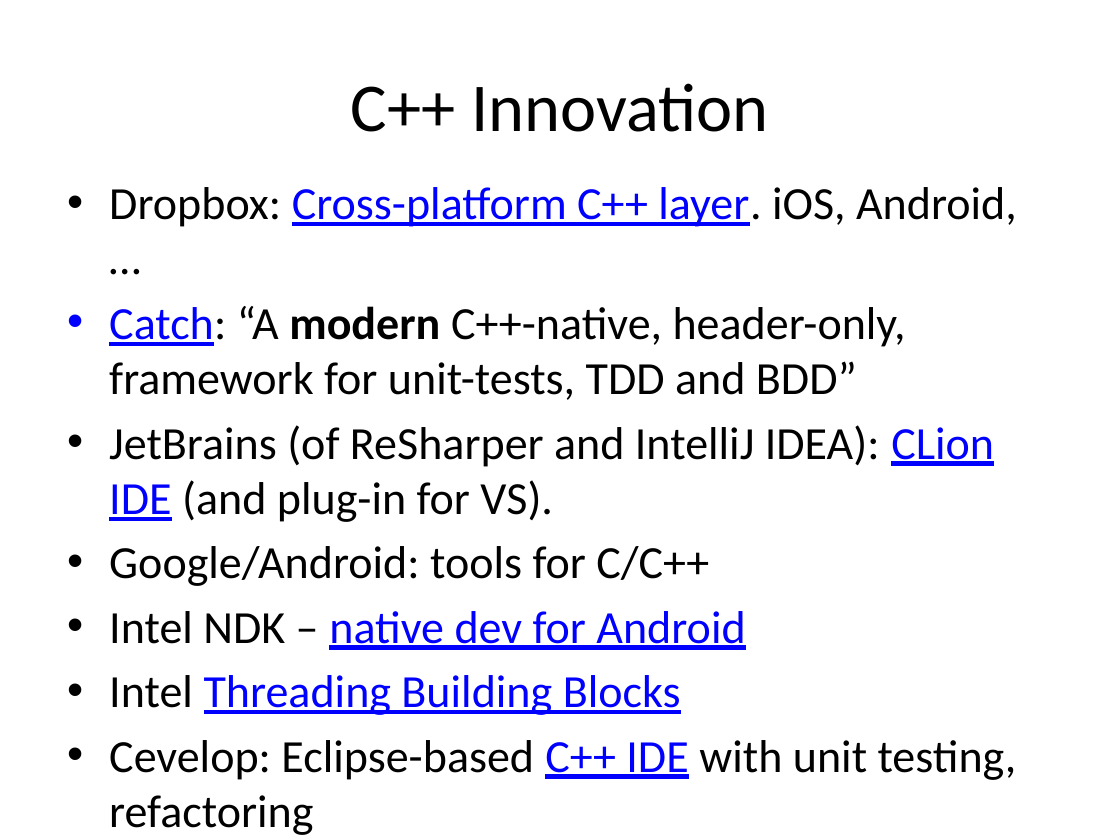
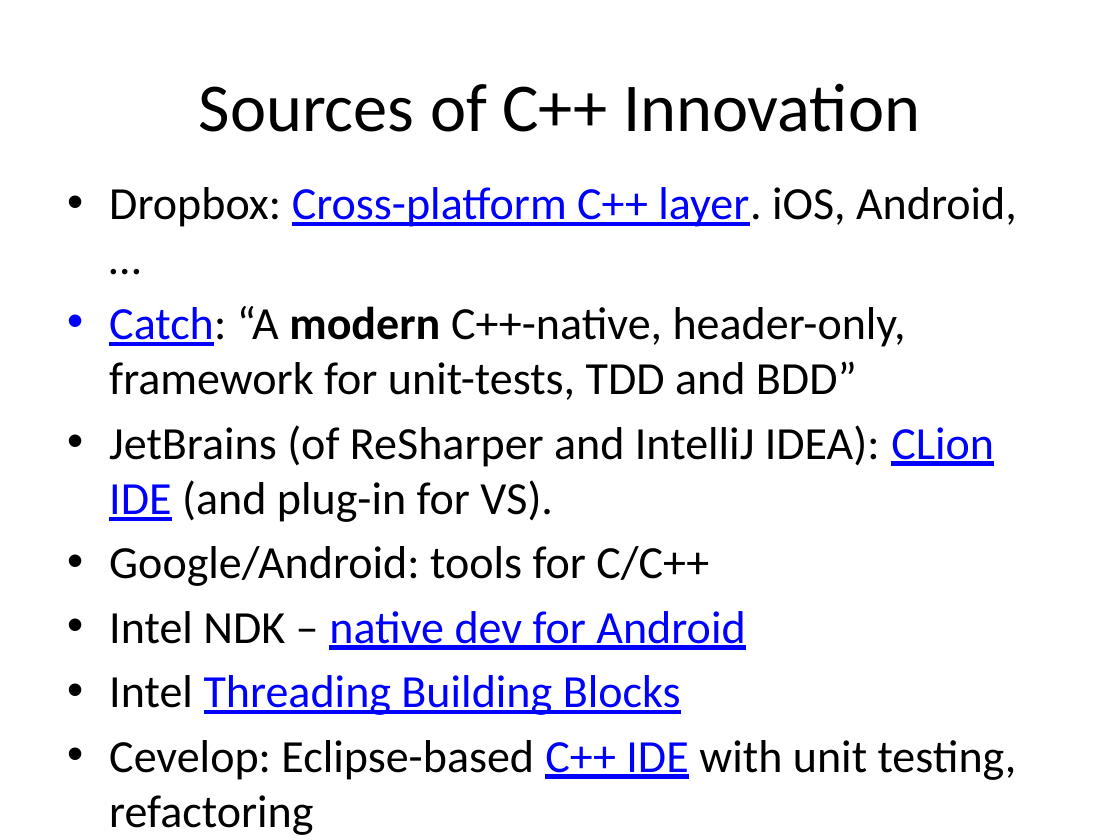
Before and after one commit to fellmad/FunWithCpp11, a slide deck: slide 19 of doc/Fun_with_C++11.pptx. Drawn at 1120x840 pixels with LibreOffice and Linux fonts; fonts in the diff are those of the drawing. Boxes give left, top, right and bottom in pixels: in the first picture for what was removed or moved away, otherwise in the second. Text is boxed around its words. In the diff, an @@ line names an element or a change of style, - is before the commit and + after.

```diff
--- a/doc/Fun_with_C++11.pptx
+++ b/doc/Fun_with_C++11.pptx
@@ title at bbox=[199, 83, 920, 132]: text changed @@
-C++ Innovation
+Sources of C++ Innovation
```
Also in this commit, not shown: 10 other slides changed, 5 slides added, 3 slides removed, 1 other file.
